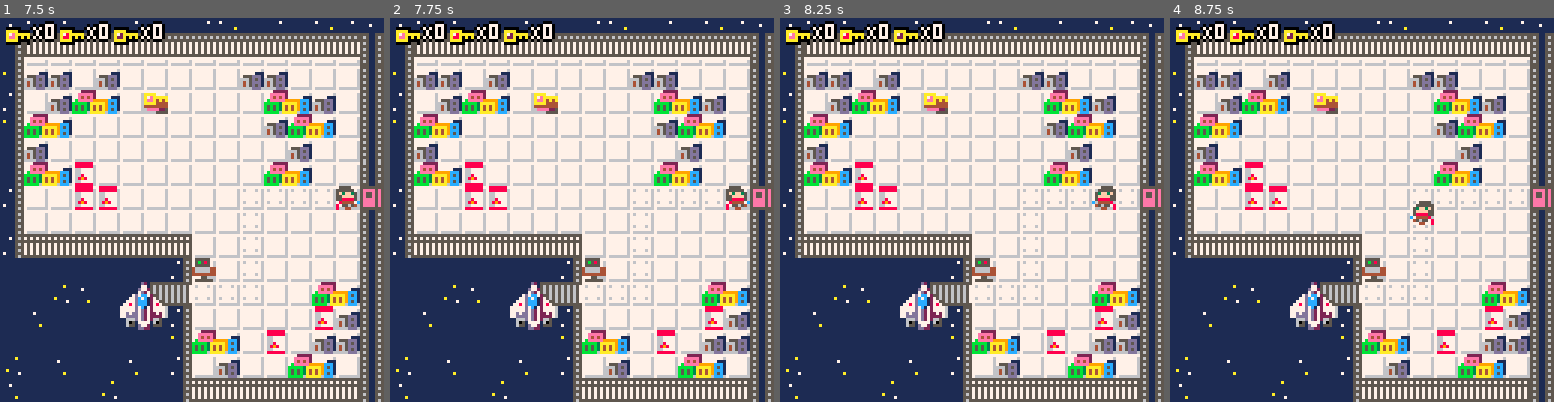
Above: before the commit, frames 1-4 (left to right).
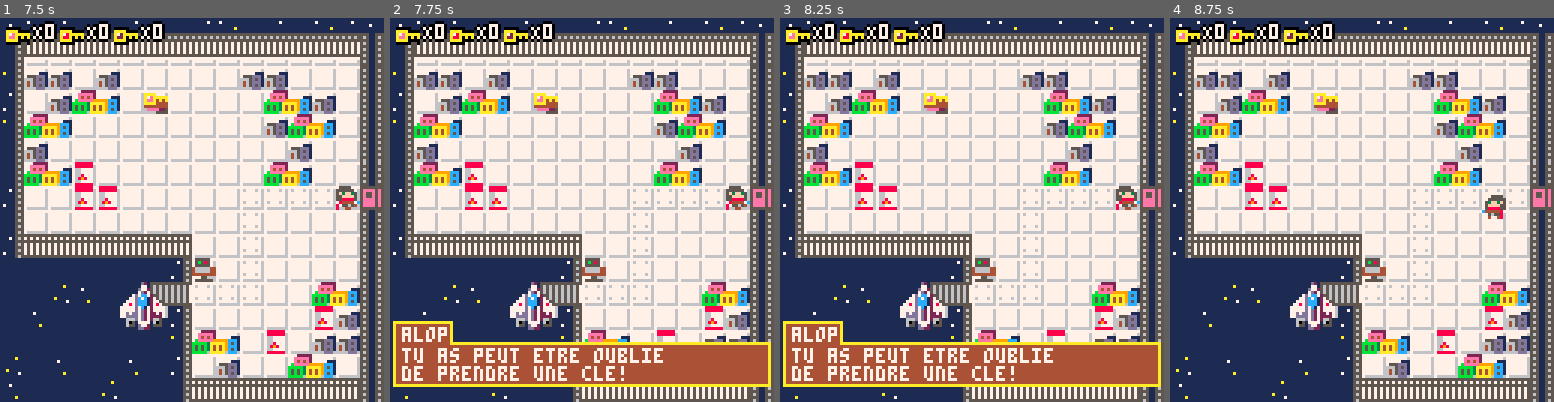
Above: after the commit, the same moments.

Repository: adatechschool/projet-collectif---pico-8-alop-s-crew
Game: PICO-8 cartridge the alop_s adventure.p8
Two runs of this game, one before a commit and one after it. Both use one fixed random seed, a clock stepped at 60 frames per second and the inputs below.
Inputs:
- Up to frame 1 (7.5 s): tap X (X key) at 0.33, 1.07, 1.85, 2.97, 4.08, 5.2, 6.32, 7.43 s; tap O (Z key) at 0.7, 1.7, 2.1, 2.5, 2.9, 3.3, 3.7, 4.1, 4.5, 4.9, 5.3, 5.7, 6.1, 6.5, 6.9, 7.3 s; hold Right 1.6-2.1 s; hold Up 2.15-2.42 s; hold Right 2.47-3.03 s; hold Left 3.08-3.58 s; hold Down 3.63-3.97 s; hold Right 4.02-4.68 s; hold Up 4.73-5.03 s; hold Left 5.08-5.68 s; hold Down 5.73-6.03 s; hold Right 6.08-6.58 s; hold Right 6.63-7.13 s; hold Up 7.18-7.45 s
- Up to frame 2 (7.75 s): hold Right from 7.5 s (still down); tap O (Z key) at 7.7 s
- Up to frame 3 (8.25 s): release Right at 8.07 s; tap O (Z key) at 8.1 s; hold Left from 8.12 s (still down)
- Up to frame 4 (8.75 s): tap O (Z key) at 8.5 s; tap X (X key) at 8.55 s; release Left at 8.62 s; hold Down from 8.67 s (still down)

Frame 1 is identical in both runs. In frame 2, 12% of the frame differs, in the area x 0-100%, y 78-97%; in frame 3, 13%, in the area x 0-100%, y 43-97%; in frame 4, 0.6%.

Commit message:
messages porte, jabba et statues plus changement des sons

Diff:
--- a/shooter.p8
+++ b/shooter.p8
@@ -265,7 +265,7 @@
 -->8
 --game over
 function update_gameover()
-	if (btn(🅾️)) update_shooter()
+	if (btn(🅾️)) update_game()
 end
 
 function draw_gameover()
--- a/sons.p8
+++ /dev/null
@@ -1,27 +0,0 @@
-pico-8 cartridge // http://www.pico-8.com
-version 29
-__lua__
-…(24 lines of a section not shown)…
--- a/the alop_s adventure.p8
+++ b/the alop_s adventure.p8
@@ -192,7 +192,7 @@
 	speed=6
 	}
 	add(bullets,new_bullet)
-	--sfx(0)
+	sfx(6)
 end
 
 function update_bullets()
@@ -295,7 +295,7 @@
 end
 --explosions
 function create_explosion(x,y)
-	--sfx(1)
+	sfx(4)
 	add(explosions,{x=x,y=y,timer=0})
 end
 
@@ -421,8 +421,10 @@
 		sfx(10)
 	elseif check_flag(2,x,y)
 	and p.keys1<=0 then
-		sfx(3)
-	end
+    sfx(3)
+    create_msg("alop",
+    "tu as peut etre oublie\nde prendre une cle!")
+  end
 	if check_flag(3,x,y) then
 		pick_up_key2(x,y)
 	elseif check_flag(4,x,y)
@@ -480,6 +482,18 @@
 			scene="entracte"
 			sfx(-2)
 		end
+    if x==121 and y==3 or x==119 and y==004 or x==120 and y==004 or x==121 and y==004 then
+      create_msg("Jabba !",
+      "Ah'chuba da naga ?\nKee baatu baatu !!!")
+    end
+    if x==70 and y==3 or x==71 and y==3 or x==72 and y==3 or x==71 and y==2 or x==72 and y==2 or
+    x==100 and y==3 or x==101 and y==3 or x==99 and y==4 or x==100 and y==4 or x==101 and y==4 or
+    x==107 and y==3 or x==108 and y==3 or x==106 and y==4 or x==107 and y==4 or x==108 and y==4 or
+    x==100 and y==10 or x==101 and y==10 or x==99 and y==11 or x==100 and y==11 or x==101 and y==11 or
+    x==107 and y==10 or x==108 and y==10 or x==106 and y==11 or x==107 and y==11 or x==108 and y==11 then
+      create_msg("alop !",
+      "une statue en or de Jabba!\nil a zero humilite...")
+    end
 end
 
 function draw_player()
@@ -614,7 +628,7 @@
 
 --explosions
 function create_explosion_boss(x,y)
-	--sfx(1)
+	sfx(4)
 	add(explosions_boss,{x=x,y=y,timer=0})
 end
 
Not shown, changed: 23 lines of the sprite sheet (__gfx__) section of sons.p8
Not shown, changed: the sound effects (__sfx__) section of sons.p8
Not shown, changed: the sound effects (__sfx__) section of the alop_s adventure.p8
